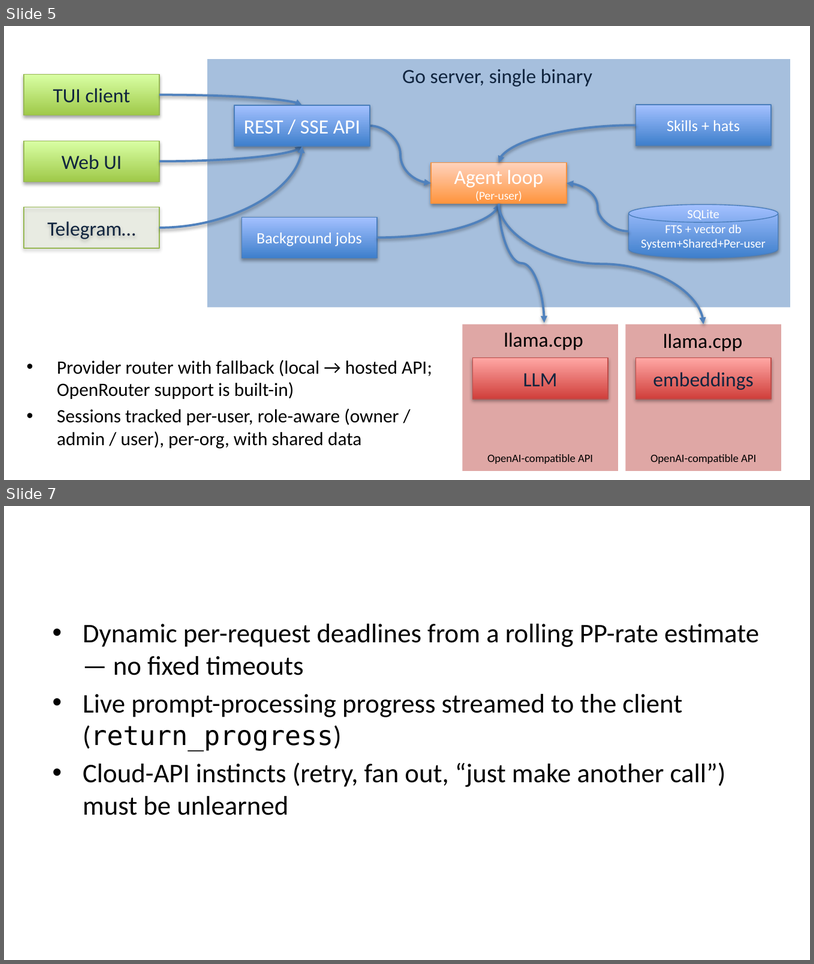
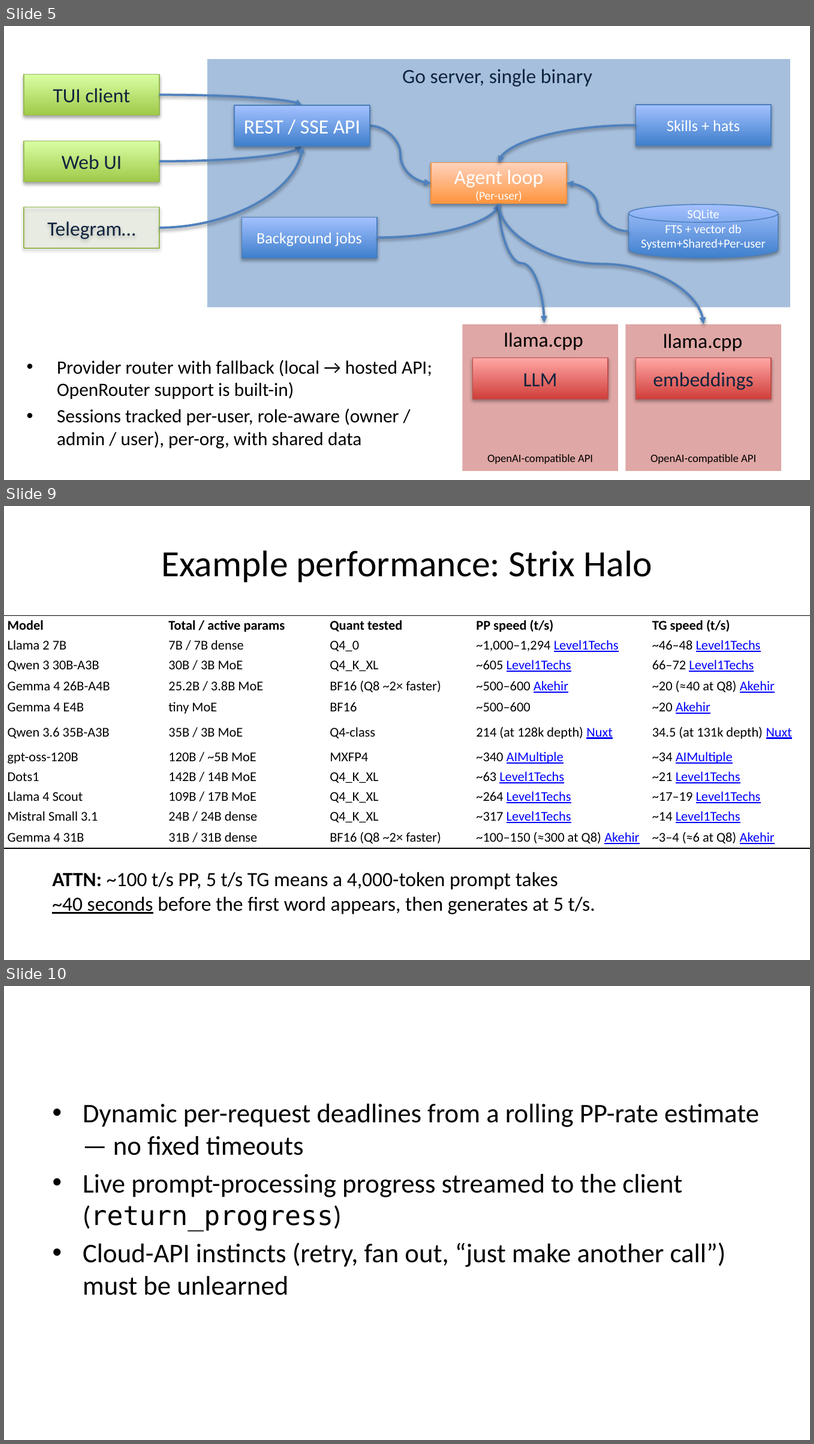
Before and after one commit to ivoras/harlequin, a slide deck: docs/croai2026/slides-pptx.pptx. Shown one above the other, each under a label of ours: slides 5 and 7 before the commit, slides 5, 9 and 10 after it; the slides between them are not shown. The pictures are 814x964 and 814x1444 pixels, drawn with LibreOffice and Linux fonts; fonts in the diff are those of the drawing. Boxes give left, top, right and bottom in pixels: in the first picture for what was removed or moved away, otherwise in the second. Text is boxed around its words. In the diff, an @@ line names an element or a change of style, - is before the commit and + after.

Commit message:
Performance graphs, smaller GIF

```diff
--- a/docs/croai2026/slides-pptx.pptx
+++ b/docs/croai2026/slides-pptx.pptx
@@ slide 9 added at (4,506,810,960), background #FFFFFF @@
@@ title added at (161,550,652,582), 33 pt, text #000000 @@
+Example performance: Strix Halo
@@ table added at (4,616,810,846), 11 rows, 5 columns @@
+Model | Total / active params | Quant tested | PP speed (t/s) | TG speed (t/s)
+Llama 2 7B | 7B / 7B dense | Q4_0 | ~1,000–1,294 Level1Techs | ~46–48 Level1Techs
+Qwen 3 30B-A3B | 30B / 3B MoE | Q4_K_XL | ~605 Level1Techs | 66–72 Level1Techs
+Gemma 4 26B-A4B | 25.2B / 3.8B MoE | BF16 (Q8 ~2× faster) | ~500–600 Akehir | ~20 (≈40 at Q8) Akehir
+Gemma 4 E4B | tiny MoE | BF16 | ~500–600 | ~20 Akehir
+Qwen 3.6 35B-A3B | 35B / 3B MoE | Q4-class | 214 (at 128k depth) Nuxt | 34.5 (at 131k depth) Nuxt
+gpt-oss-120B | 120B / ~5B MoE | MXFP4 | ~340 AIMultiple | ~34 AIMultiple
+Dots1 | 142B / 14B MoE | Q4_K_XL | ~63 Level1Techs | ~21 Level1Techs
+Llama 4 Scout | 109B / 17B MoE | Q4_K_XL | ~264 Level1Techs | ~17–19 Level1Techs
+Mistral Small 3.1 | 24B / 24B dense | Q4_K_XL | ~317 Level1Techs | ~14 Level1Techs
+Gemma 4 31B | 31B / 31B dense | BF16 (Q8 ~2× faster) | ~100–150 (≈300 at Q8) Akehir | ~3–4 (≈6 at Q8) Akehir
@@ text added at (52,871,596,914), 18 pt, text #000000 @@
+ATTN: ~100 t/s PP, 5 t/s TG means a 4,000-token prompt takes
+~40 seconds before the first word appears, then generates at 5 t/s.
@@ what was slide 7 is now slide 10 @@
```
Also in this commit, not shown: 1 slide changed, 2 other slides added, 1 other file.
